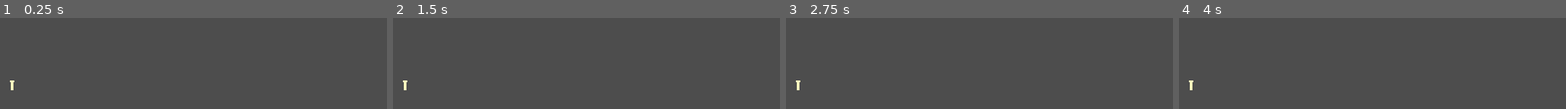
Above: before the commit, frames 1-4 (left to right).
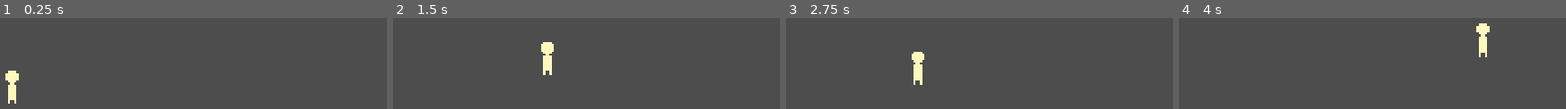
Above: after the commit, the same moments.

Repository: kvnfrr/Staylight
Game: Godot game, scene res://scenes/main.tscn
Two runs of this game, one before a commit and one after it. Both use one fixed random seed, a clock stepped at 60 frames per second and the inputs below.
Inputs:
- Up to frame 1 (0.25 s): no input
- Up to frame 2 (1.5 s): tap Enter at 0.5 s; hold D (move_right) from 0.53 s (still down); tap W (jump) at 0.6, 0.77, 1.07, 1.35 s
- Up to frame 3 (2.75 s): tap W (jump) at 1.52, 1.82, 2.1 s; release D (move_right) at 2.03 s; hold A (move_left) from 2.03 s (still down)
- Up to frame 4 (4 s): release A (move_left) at 2.78 s; hold D (move_right) from 2.78 s (still down); tap W (jump) at 2.85, 3.02, 3.32, 3.6, 3.77 s

The runs differ from the first frame. In frame 1, 0.7% of the frame differs, in the area x 1-5%, y 57-95%; in frame 2, 0.9%, in the area x 2-42%, y 26-80%; in frame 3, 0.9%; in frame 4, 0.9%.

Commit message:
Added player movement logic

Diff:
--- a/scenes/main.tscn
+++ b/scenes/main.tscn
@@ -1,5 +1,6 @@
 [gd_scene format=3 uid="uid://cmipj8my6e3wn"]
 
+[ext_resource type="Script" uid="uid://bio11qeri3s7s" path="res://scripts/player.gd" id="1_0wfyh"]
 [ext_resource type="Texture2D" uid="uid://c31xbyhrqexc8" path="res://assets/player.png" id="1_o5qli"]
 
 [sub_resource type="RectangleShape2D" id="RectangleShape2D_0wfyh"]
@@ -12,12 +13,14 @@
 
 [node name="Player" type="CharacterBody2D" parent="." unique_id=742452076]
 position = Vector2(459, 244)
+script = ExtResource("1_0wfyh")
 
 [node name="CollisionShape2D" type="CollisionShape2D" parent="Player" unique_id=89898785]
 position = Vector2(0, 0.5)
 shape = SubResource("RectangleShape2D_0wfyh")
 
 [node name="Sprite2D" type="Sprite2D" parent="Player" unique_id=652154943]
+scale = Vector2(3, 3)
 texture = ExtResource("1_o5qli")
 
 [node name="Floor" type="StaticBody2D" parent="." unique_id=1975046369]
--- /dev/null
+++ b/scripts/player.gd
@@ -0,0 +1,18 @@
+extends CharacterBody2D
+
+@export var speed := 200.0
+@export var jump_velocity := -350.0
+@export var gravity := 1000.0
+
+func _physics_process(delta: float) -> void:
+	var direction := Input.get_axis("move_left", "move_right")
+
+	velocity.x = direction * speed
+
+	if not is_on_floor():
+		velocity.y += gravity * delta
+
+	if Input.is_action_just_pressed("jump") and is_on_floor():
+		velocity.y = jump_velocity
+
+	move_and_slide()
Not shown, added: scripts/player.gd.uid
